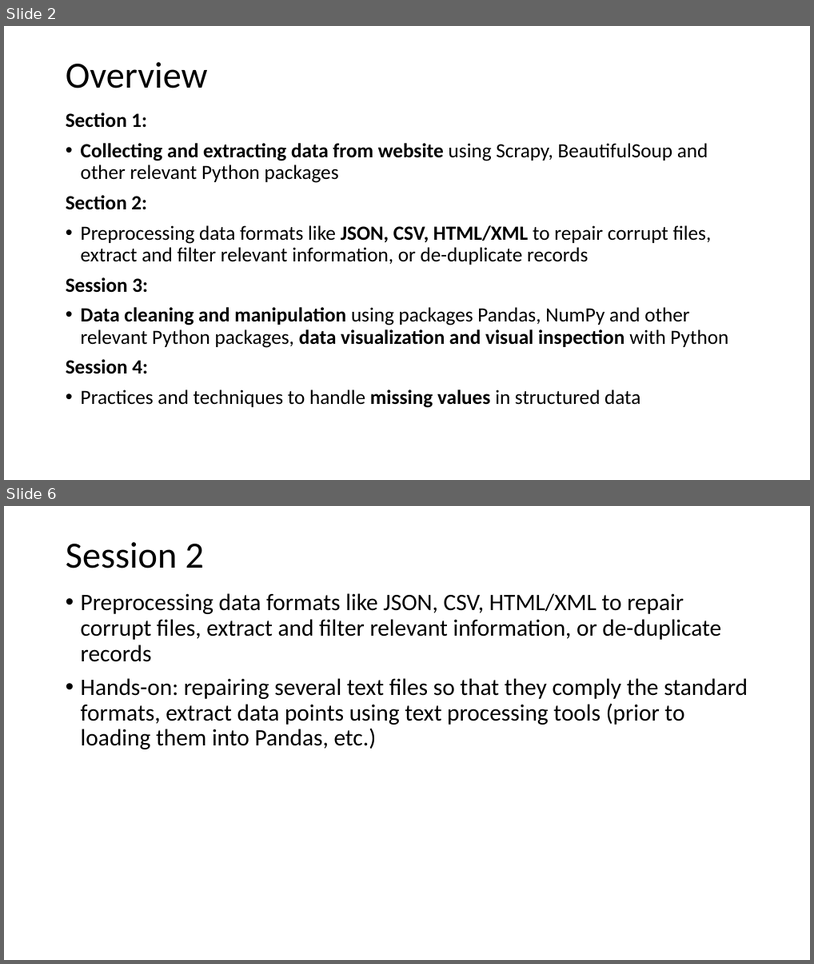
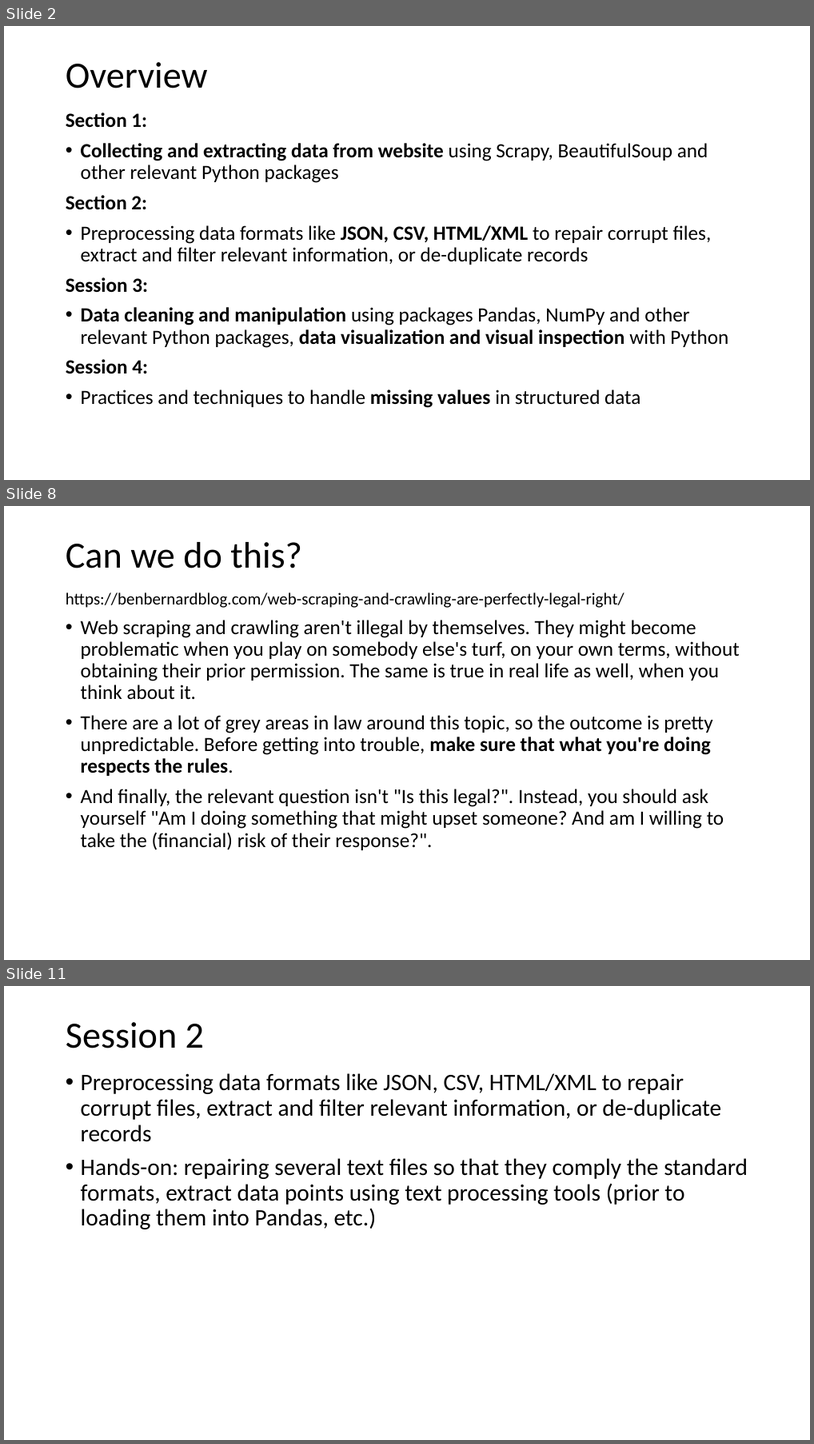
Before and after one commit to kingmolnar/Structured-Unstructured-Data-Collection-Storage-Cleaning-Preprocessing, a slide deck: 01-Web-Scraping/main.pptx. Shown one above the other, each under a label of ours: slides 2 and 6 before the commit, slides 2, 8 and 11 after it; the slides between them are not shown. The pictures are 814x964 and 814x1444 pixels, drawn with LibreOffice and Linux fonts; fonts in the diff are those of the drawing. Boxes give left, top, right and bottom in pixels: in the first picture for what was removed or moved away, otherwise in the second. Text is boxed around its words. In the diff, an @@ line names an element or a change of style, - is before the commit and + after.

```diff
--- a/01-Web-Scraping/main.pptx
+++ b/01-Web-Scraping/main.pptx
@@ slide 8 added at bbox=[4, 506, 810, 960], background #FFFFFF @@
@@ title added at bbox=[66, 542, 302, 568], 44 pt, text #000000 @@
+Can we do this?
@@ text added at bbox=[66, 592, 739, 850], 24 pt, text #000000 @@
+https://benbernardblog.com/web-scraping-and-crawling-are-perfectly-legal-right/
+• Web scraping and crawling aren't illegal by themselves. They might become problematic when you play on somebody else's turf, on your own terms, without obtaining their prior permission. The same is true in real life as well, when you think about it.
+• There are a lot of grey areas in law around this topic, so the outcome is pretty unpredictable. Before getting into trouble, make sure that what you're doing respects the rules.
+• And finally, the relevant question isn't "Is this legal?". Instead, you should ask yourself "Am I doing something that might upset someone? And am I willing to take the (financial) risk of their response?".
@@ what was slide 6 is now slide 11 @@
```
Also in this commit, not shown: 6 other slides added, 2 slides removed.
